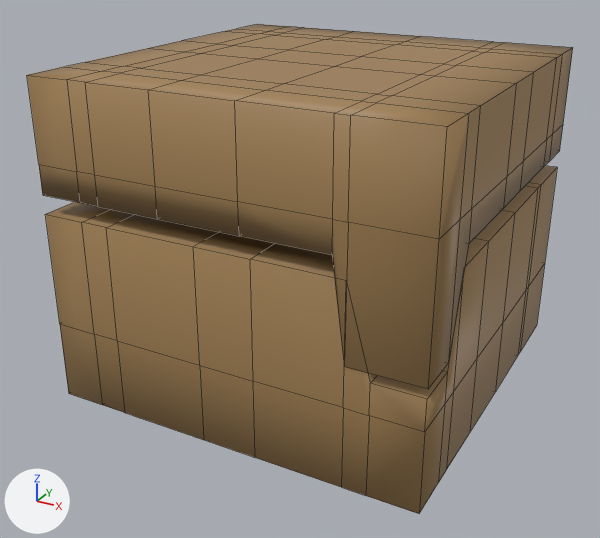
What one commit did to the FBX model Spiel23.03.2018/Assets/Models/Objects/Mold_Wrench.fbx.
The view is the same before and after, from a camera (50 mm lens) standing at (2.04, -3.96, 1.9) and looking at (-0.05, -0.16, 0.0). Lighting does not change. The marker at lower left points along +X, +Y and +Z. Mesh edges are drawn as thin lines. Where no turn or scale is listed for an object, it has been applied to the vertices.

The first picture shows 'Mold', 'Top'.
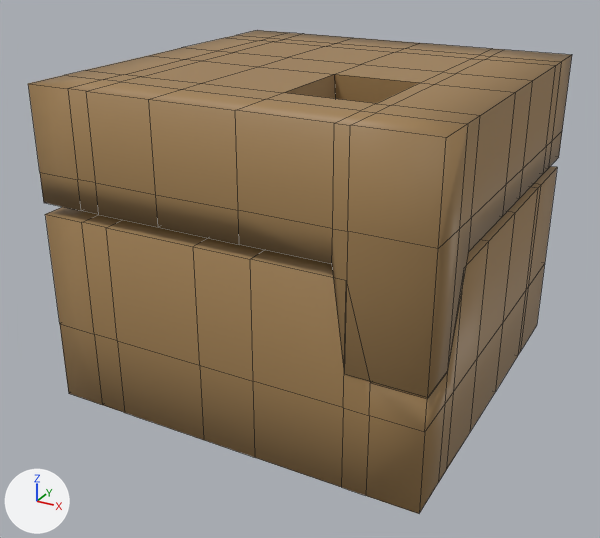
The change in detail:
me_mesh_001 is used by ob_top; location (0.003, -0.004, 0.386).
Verts and faces of me_mesh_001; kept vertices keep their numbers, new ones are numbered from 160.
Before the commit, vertices of me_mesh_001: 20 (0.59, -0.65, 0.54), 32 (0.59, -0.65, 0.76) at pixel (376, 94), 107 (0.16, -0.64, 0.51), 113 (0.13, -0.65, 0.76) at pixel (283, 83), 125 (0.13, -0.13, 0.76) at pixel (334, 66).
Before the commit, vertices of me_mesh_001: 126 (0.59, -0.13, 0.76) at pixel (420, 74), 132 (0.59, -0.13, 0.54), 133 (0.15, -0.12, 0.44).
me_mesh_001 had 160 vertices, 154 faces and spanned x -1.05..1.05, y -1.05..1.05, z -0.42..0.76.
me_mesh_001 now has 160 vertices, 156 faces and spans x -1.05..1.05, y -1.05..1.05, z -0.42..0.76.
Part 1, on me_mesh_001:
Faces deleted: (32, 126, 125, 113), (20, 107, 133, 132).
New faces: (20, 32, 126, 132), (20, 107, 113, 32), (107, 133, 125, 113), (125, 133, 132, 126).
Object 'Top' (ob_top) moves from (0.003, -0.004, 0.386) to (0.003, -0.004, 0.345).

Pixel boxes [x1, y1, x2, y2] of what changed, in the pictures (600 x 538 px):
'Top', reshaped, moved
    before: [27, 24, 573, 389]
    after: [28, 30, 572, 398]
part 1 of me_mesh_001, built on
    before: [284, 66, 420, 94]
    after: [284, 74, 419, 103]
